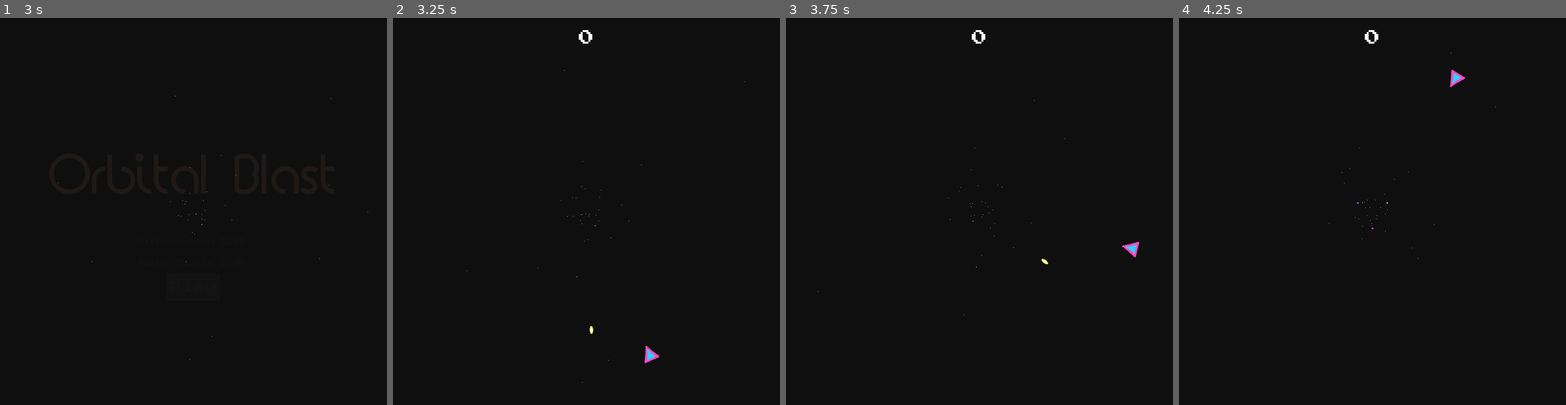
Above: before the commit, frames 1-4 (left to right).
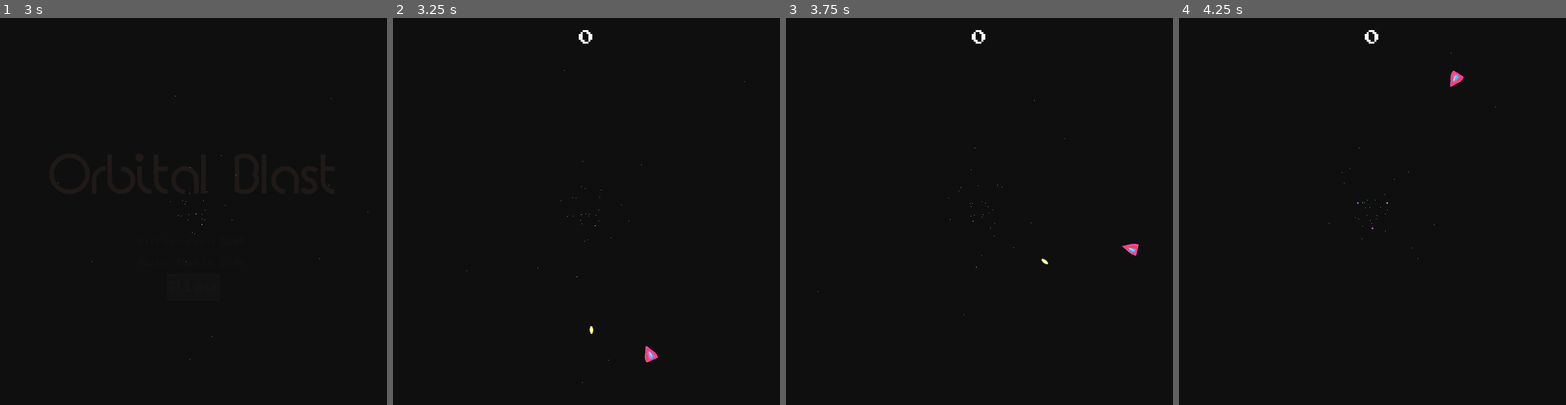
Above: after the commit, the same moments.

Repository: doctor-g/LD47
Game: Godot game, scene res://src/SplashScreen.tscn
The game is run twice, just before and just after one commit, with the same random seed, the same clock (stepped at 60 frames per second) and the same inputs.
Inputs (mouse positions are in pixels of both pictures, inside the frame that each line leads up to):
- Up to frame 1 (3 s): tap Enter at 0.5 s; move the mouse to (278, 192) at 0.52 s; hold D (move_right) 0.53-1.28 s; hold Space (fire) 0.53-1.28 s; click (278, 192) at 0.67 s; move the mouse to (116, 230) at 1.27 s; hold S (move_down) 1.28-2 s; tap Space (fire) at 1.35 s; click "Play" at 2 s; move the mouse to (232, 126) at 2.77 s; hold D (move_right) from 2.78 s (still down); hold Space (fire) from 2.78 s (still down)
- Up to frame 2 (3.25 s): keep holding D (move_right); keep holding Space (fire)
- Up to frame 3 (3.75 s): move the mouse to (960, 288) at 3.52 s; release D (move_right) at 3.53 s; release Space (fire) at 3.53 s; hold Up (move_up) from 3.53 s (still down); tap Space (fire) at 3.6 s; click (960, 288) at 3.67 s
- Up to frame 4 (4.25 s): keep holding Up (move_up)

Frame 1 is identical in both runs. In frame 2, less than 0.1% of the frame differs, in the area x 64-69%, y 84-90%; in frame 3, less than 0.1%; in frame 4, less than 0.1%.

Commit message:
Use crudely animated ship sprite

Diff:
--- a/project/src/Player.gd
+++ b/project/src/Player.gd
@@ -5,7 +5,7 @@
 export var MAX_SPEED := 2.5
 export var FIRE_COOLDOWN := 0.35
 
-var enabled := true
+var enabled := true setget _set_enabled
 
 var _radius := 320.0
 var _angle := TAU / 4
@@ -17,6 +17,7 @@
 onready var _Explosion := preload("res://src/Explosion.tscn")
 onready var _shoot_sfx : AudioStreamPlayer = $FireSFX
 onready var _fire_cooldown : Timer = $FireCooldown
+onready var _sprite := $AnimatedSprite
 
 
 func _ready():
@@ -69,6 +70,11 @@
 		var diff := fmod(_target_angle - _angle, TAU)
 		var shortest := fmod(2*diff, TAU) - diff
 		_angle += min(abs(shortest), MAX_SPEED*delta) * sign(shortest)
+		_sprite.scale.x = 1 if sign(shortest) > 0 else -1
+		_sprite.play("clockwise")
+	else:
+		_sprite.scale.x = 1
+		_sprite.play("idle")
 
 	_set_position_and_rotation()
 
@@ -97,3 +103,8 @@
 
 func _on_FireCooldown_timeout():
 	_can_fire = true
+
+
+func _set_enabled(value):
+	enabled = value
+	_sprite.play("idle")
--- a/project/src/Player.tscn
+++ b/project/src/Player.tscn
@@ -1,14 +1,39 @@
-[gd_scene load_steps=4 format=2]
+[gd_scene load_steps=8 format=2]
 
 [ext_resource path="res://assets/ship.png" type="Texture" id=1]
 [ext_resource path="res://src/Player.gd" type="Script" id=2]
 [ext_resource path="res://assets/sfx/shoot.wav" type="AudioStream" id=3]
 
+[sub_resource type="AtlasTexture" id=1]
+flags = 4
+atlas = ExtResource( 1 )
+region = Rect2( 0, 0, 32, 32 )
+
+[sub_resource type="AtlasTexture" id=2]
+flags = 4
+atlas = ExtResource( 1 )
+region = Rect2( 32, 0, 32, 32 )
+
+[sub_resource type="AtlasTexture" id=3]
+flags = 4
+atlas = ExtResource( 1 )
+region = Rect2( 64, 0, 32, 32 )
+
+[sub_resource type="SpriteFrames" id=4]
+animations = [ {
+"frames": [ SubResource( 1 ) ],
+"loop": false,
+"name": "idle",
+"speed": 5.0
+}, {
+"frames": [ SubResource( 2 ), SubResource( 3 ) ],
+"loop": true,
+"name": "clockwise",
+"speed": 2.0
+} ]
+
 [node name="Player" type="Area2D"]
 script = ExtResource( 2 )
-
-[node name="Sprite" type="Sprite" parent="."]
-texture = ExtResource( 1 )
 
 [node name="CollisionPolygon2D" type="CollisionPolygon2D" parent="."]
 position = Vector2( 1.11451, 1.8596 )
@@ -19,5 +44,10 @@
 stream = ExtResource( 3 )
 
 [node name="FireCooldown" type="Timer" parent="."]
+
+[node name="AnimatedSprite" type="AnimatedSprite" parent="."]
+frames = SubResource( 4 )
+animation = "idle"
+playing = true
 [connection signal="area_entered" from="." to="." method="_on_Player_area_entered"]
 [connection signal="timeout" from="FireCooldown" to="." method="_on_FireCooldown_timeout"]
Binary file changed: project/assets/ship.png
Not shown, changed: to_import/ship.piskel
